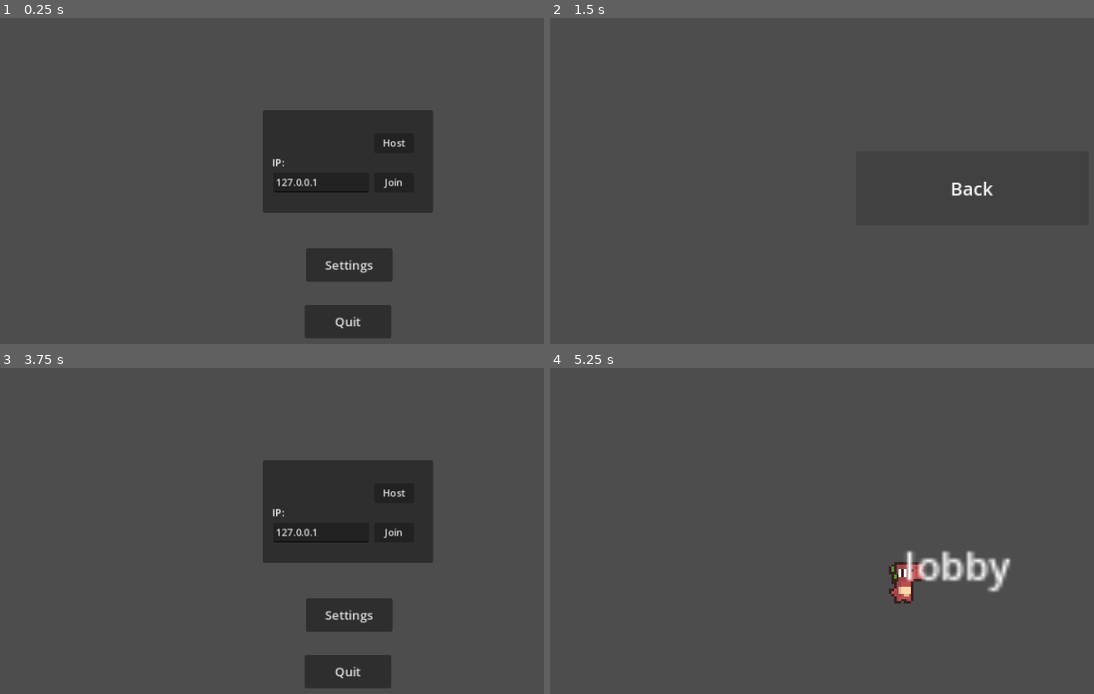
Above: before the commit, frames 1-4 (two rows, left to right).
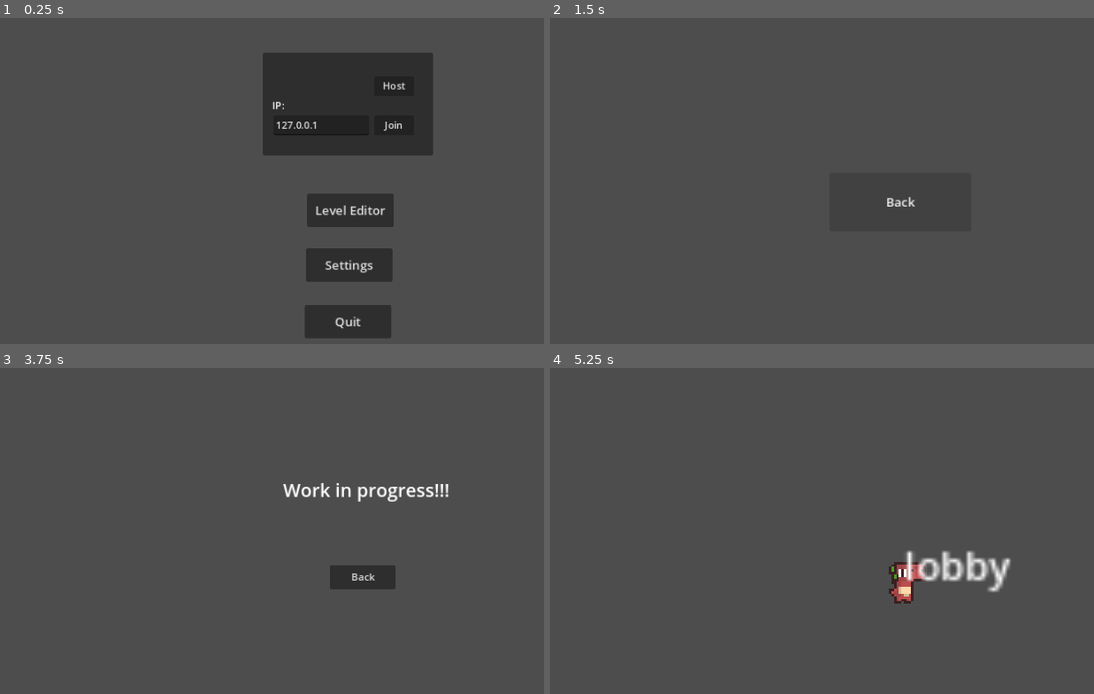
Above: after the commit, the same moments.

Repository: rickvl05/uva-pswe-D
Game: Godot game, scene res://scenes/main_menu.tscn
Same seed, same stepped clock (60 frames per second), same inputs: the game is played once before the commit and once after it.
Inputs (mouse positions are in pixels of both pictures, inside the frame that each line leads up to):
- Up to frame 1 (0.25 s): no input
- Up to frame 2 (1.5 s): click "Settings" at 0.5 s; click "Keybinds" at 1.25 s
- Up to frame 3 (3.75 s): click "Back" at 2 s; click "Back" at 2.75 s; click (348, 560) at 3.5 s, where only the run after the commit has a clickable "Level Editor"
- Up to frame 4 (5.25 s): click (914, 576) at 4.25 s, where only the run after the commit has a clickable "Back"; click "Host" at 5 s

The runs differ from the first frame. In frame 1, 11% of the frame differs, in the area x 48-80%, y 10-65%; in frame 2, 0.3%; in frame 3, 14%, in the area x 48-83%, y 28-99%; in frame 4, nothing differs.

Commit message:
level editor option added

Diff:
--- a/scenes/keybinds.tscn
+++ b/scenes/keybinds.tscn
@@ -6,10 +6,10 @@
 script = ExtResource("1_kopfe")
 
 [node name="Button" type="Button" parent="."]
-offset_left = 476.0
-offset_top = 294.0
-offset_right = 626.0
-offset_bottom = 346.0
+offset_left = 455.0
+offset_top = 279.0
+offset_right = 686.0
+offset_bottom = 374.0
 theme_override_font_sizes/font_size = 20
 text = "Back"
 
--- /dev/null
+++ b/scenes/level_editor.gd
@@ -0,0 +1,8 @@
+extends Node2D
+
+
+
+
+func _on_button_pressed():
+	Click.play()
+	get_tree().change_scene_to_file("res://scenes/main_menu.tscn")
--- /dev/null
+++ b/scenes/level_editor.tscn
@@ -0,0 +1,23 @@
+[gd_scene load_steps=2 format=3 uid="uid://cyp2d3ch63n8h"]
+
+[ext_resource type="Script" path="res://scenes/level_editor.gd" id="1_4kvbx"]
+
+[node name="Level Editor" type="Node2D"]
+script = ExtResource("1_4kvbx")
+
+[node name="Label" type="Label" parent="."]
+offset_left = 461.0
+offset_top = 204.0
+offset_right = 754.0
+offset_bottom = 288.0
+theme_override_font_sizes/font_size = 30
+text = "Work in progress!!!"
+
+[node name="Button" type="Button" parent="."]
+offset_left = 537.0
+offset_top = 348.0
+offset_right = 644.0
+offset_bottom = 387.0
+text = "Back"
+
+[connection signal="pressed" from="Button" to="." method="_on_button_pressed"]
--- a/scenes/main_menu.tscn
+++ b/scenes/main_menu.tscn
@@ -21,9 +21,9 @@
 anchor_right = 0.492
 anchor_bottom = 0.402
 offset_left = -138.784
-offset_top = -83.496
+offset_top = -176.496
 offset_right = 138.216
-offset_bottom = 83.504
+offset_bottom = -9.496
 grow_horizontal = 2
 grow_vertical = 2
 size_flags_horizontal = 2
@@ -97,6 +97,20 @@
 text = "Settings
 "
 
+[node name="Level Editor" type="Button" parent="."]
+layout_mode = 1
+anchors_preset = -1
+anchor_left = 0.49
+anchor_top = 0.665
+anchor_right = 0.49
+anchor_bottom = 0.665
+offset_left = -64.48
+offset_top = -117.92
+offset_right = 76.52
+offset_bottom = -63.92
+theme_override_font_sizes/font_size = 20
+text = "Level Editor"
+
 [node name="Quit" type="Button" parent="."]
 layout_mode = 1
 anchors_preset = -1
@@ -115,4 +129,5 @@
 [connection signal="pressed" from="Connect/Host" to="." method="_on_host_pressed"]
 [connection signal="pressed" from="Connect/Join" to="." method="_on_join_pressed"]
 [connection signal="pressed" from="Settings" to="." method="_on_settings_pressed"]
+[connection signal="pressed" from="Level Editor" to="." method="_on_level_editor_pressed"]
 [connection signal="pressed" from="Quit" to="." method="_on_quit_pressed"]
--- a/scenes/settings.gd
+++ b/scenes/settings.gd
@@ -10,7 +10,7 @@
 
 func _on_keybinds_pressed():
 	Click.play()
-	get_tree().change_scene_to_file("res://ui-menu/keybinds.tscn")
+	get_tree().change_scene_to_file("res://scenes/keybinds.tscn")
 
 
 func _on_music_scroll_value_changed(value):
--- a/scripts/main_menu.gd
+++ b/scripts/main_menu.gd
@@ -38,3 +38,8 @@
 func _on_settings_pressed():
 	Click.play()
 	get_tree().change_scene_to_file("res://scenes/settings.tscn")
+
+
+func _on_level_editor_pressed():
+	Click.play()
+	get_tree().change_scene_to_file("res://scenes/level_editor.tscn")
